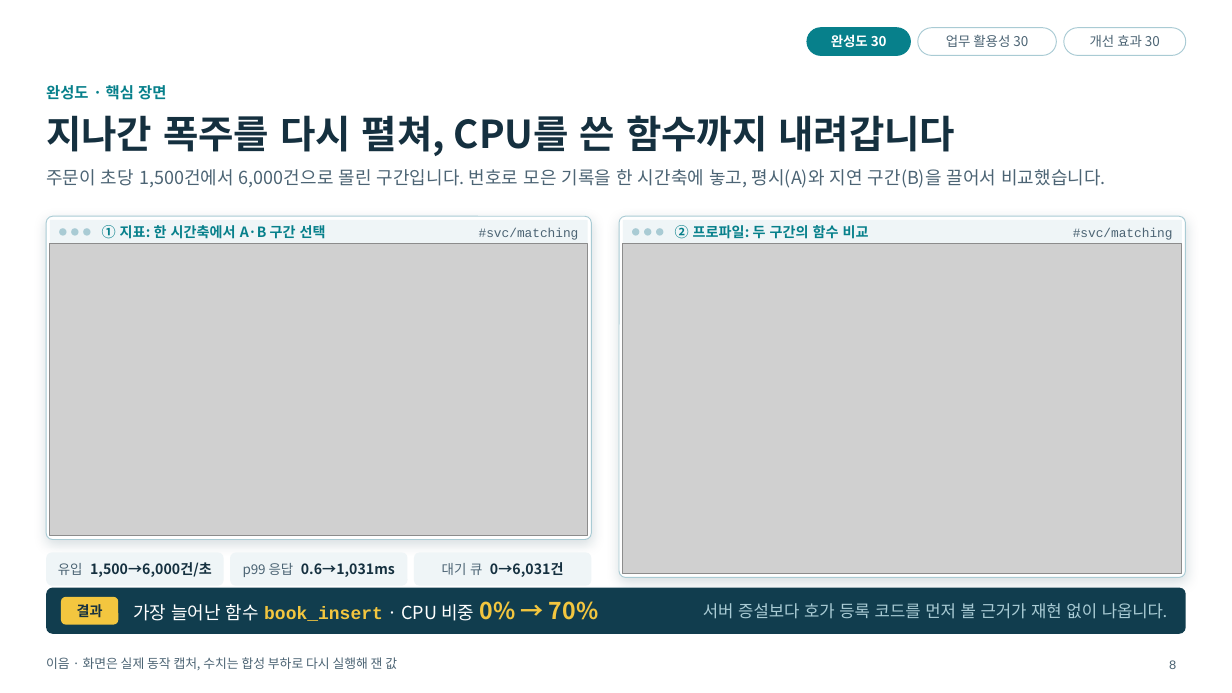
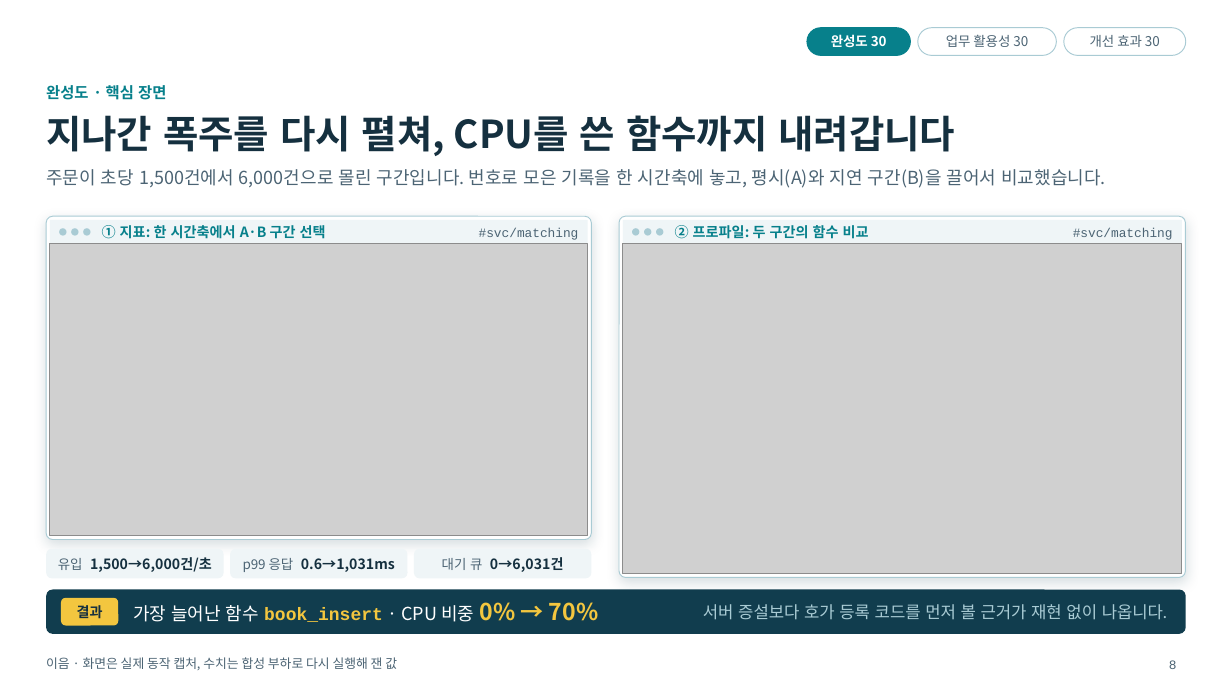
Before and after one commit to bulletgirls/contune, a slide deck: slide 8 of docs/submission/eum-presentation.pptx. Drawn at 1232x693 pixels with LibreOffice and Linux fonts; fonts in the diff are those of the drawing; grey boxes stand for pictures; background and template pictures are left out. Boxes give left, top, right and bottom in pixels: in the first picture for what was removed or moved away, otherwise in the second. Text is boxed around its words. In the diff, an @@ line names an element or a change of style, - is before the commit and + after.

```diff
--- a/docs/submission/eum-presentation.pptx
+++ b/docs/submission/eum-presentation.pptx
@@ 3 texts, 3 rounded rectangles: place and size @@
-3 texts, 3 rounded rectangles at bbox=[46, 553, 592, 586]
+3 texts, 3 rounded rectangles at bbox=[46, 549, 592, 579]
@@ proportions changed in 4 elements at bbox=[46, 590, 1186, 634], bbox=[46, 549, 224, 579], bbox=[230, 549, 408, 579], bbox=[414, 549, 592, 579] @@
```
Also in this commit, not shown: 1 other slide changed, 4 other files.
